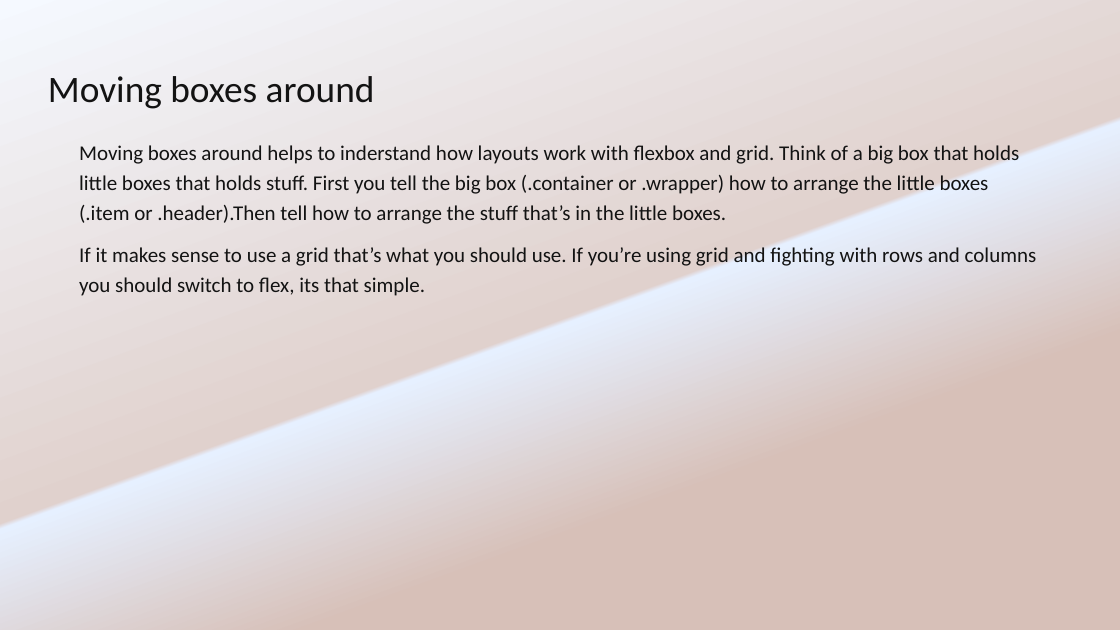
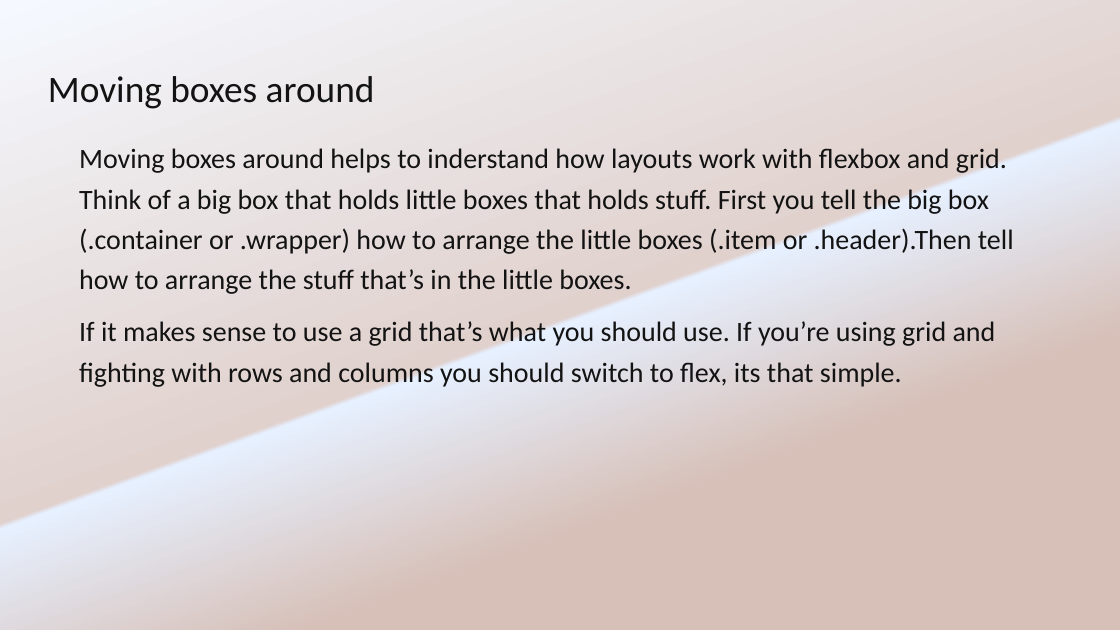
Before and after one commit to justinfread/css-layout-workshop, a slide deck: slide 8 of slides/CSS Flex box & Flex gird.pptx. Drawn at 1120x630 pixels with LibreOffice and Linux fonts; fonts in the diff are those of the drawing. Boxes give left, top, right and bottom in pixels: in the first picture for what was removed or moved away, otherwise in the second. Text is boxed around its words. In the diff, an @@ line names an element or a change of style, - is before the commit and + after.

```diff
--- a/slides/CSS Flex box & Flex gird.pptx
+++ b/slides/CSS Flex box & Flex gird.pptx
@@ text "Moving boxes around helps to ..." at (79,148,1014,389): size 18 to 24 pt @@
```
Also in this commit, not shown: 4 other slides changed, 1 slide added, 7 other files.
